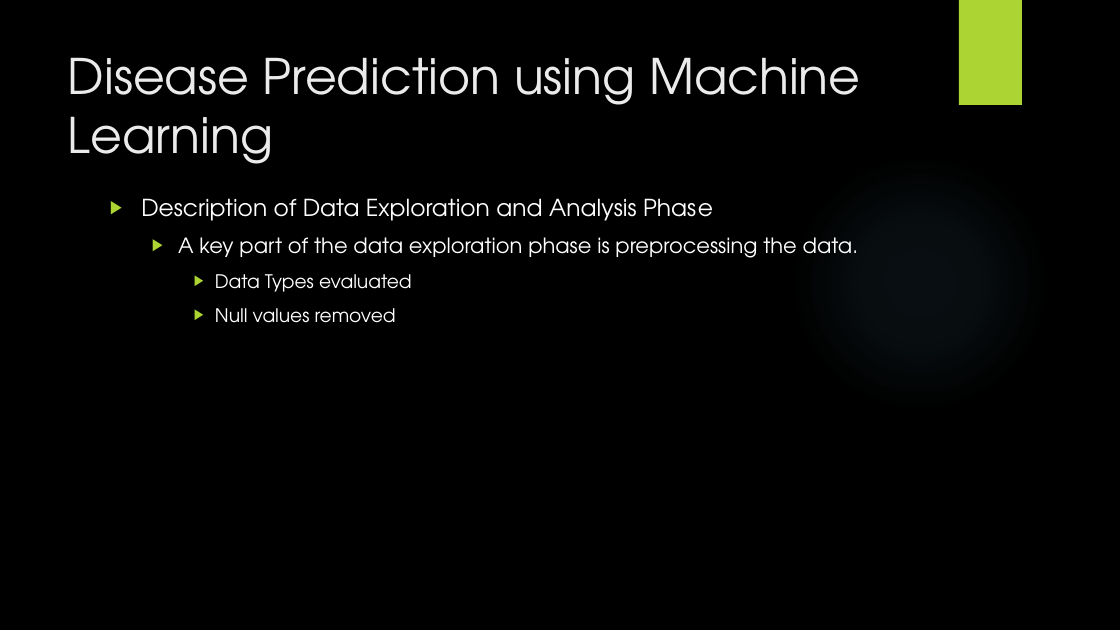
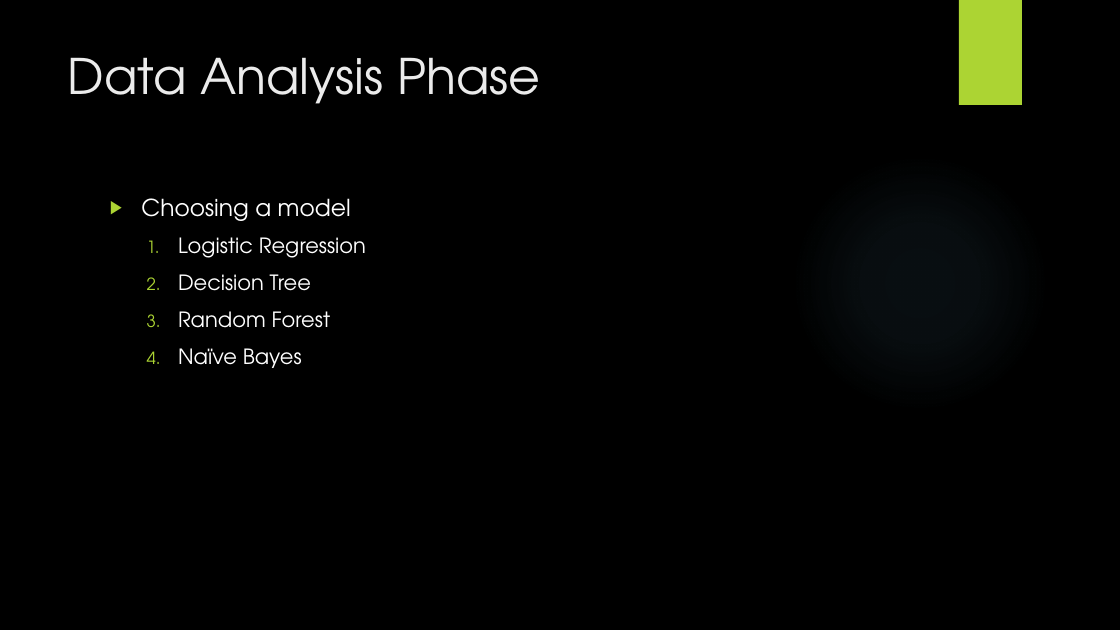
Before and after one commit to johnsetzer3/Disease_Prediction, a slide deck: slide 11 of Team_Code Blue Final Project.pptx (slide 4 before the commit). Drawn at 1120x630 pixels with LibreOffice and Linux fonts; fonts in the diff are those of the drawing; background and template pictures are left out. Boxes give left, top, right and bottom in pixels: in the first picture for what was removed or moved away, otherwise in the second. Text is boxed around its words. In the diff, an @@ line names an element or a change of style, - is before the commit and + after.

```diff
--- a/Team_Code Blue Final Project.pptx
+++ b/Team_Code Blue Final Project.pptx
@@ title at [68, 57, 540, 104]: text changed @@
-Disease Prediction using Machine Learning
+Data Analysis Phase
@@ text at [141, 198, 366, 368]: text changed @@
-▶ Description of Data Exploration and Analysis Phas e
-  ▶ A key part of the data exploration phase is preprocessing the data.
-    ▶ Data Types evaluated
-    ▶ Null values removed
+▶ Choosing a model
+  1. Logistic Regression
+  2. Decision Tree
+  3. Random Forest
+  4. Naïve Bayes
```
Also in this commit, not shown: 2 other slides changed, 9 slides added, 1 other file.
